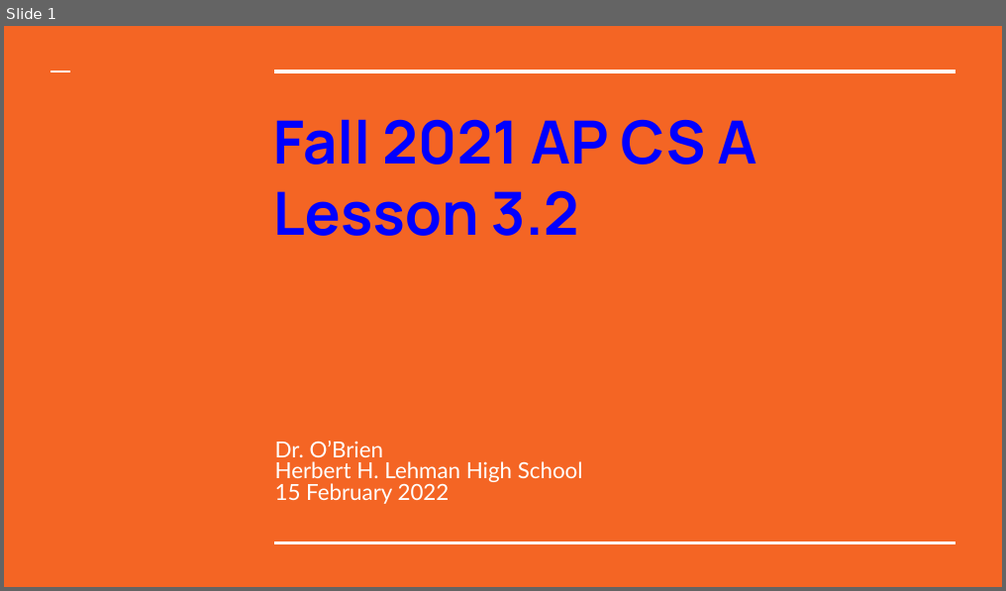
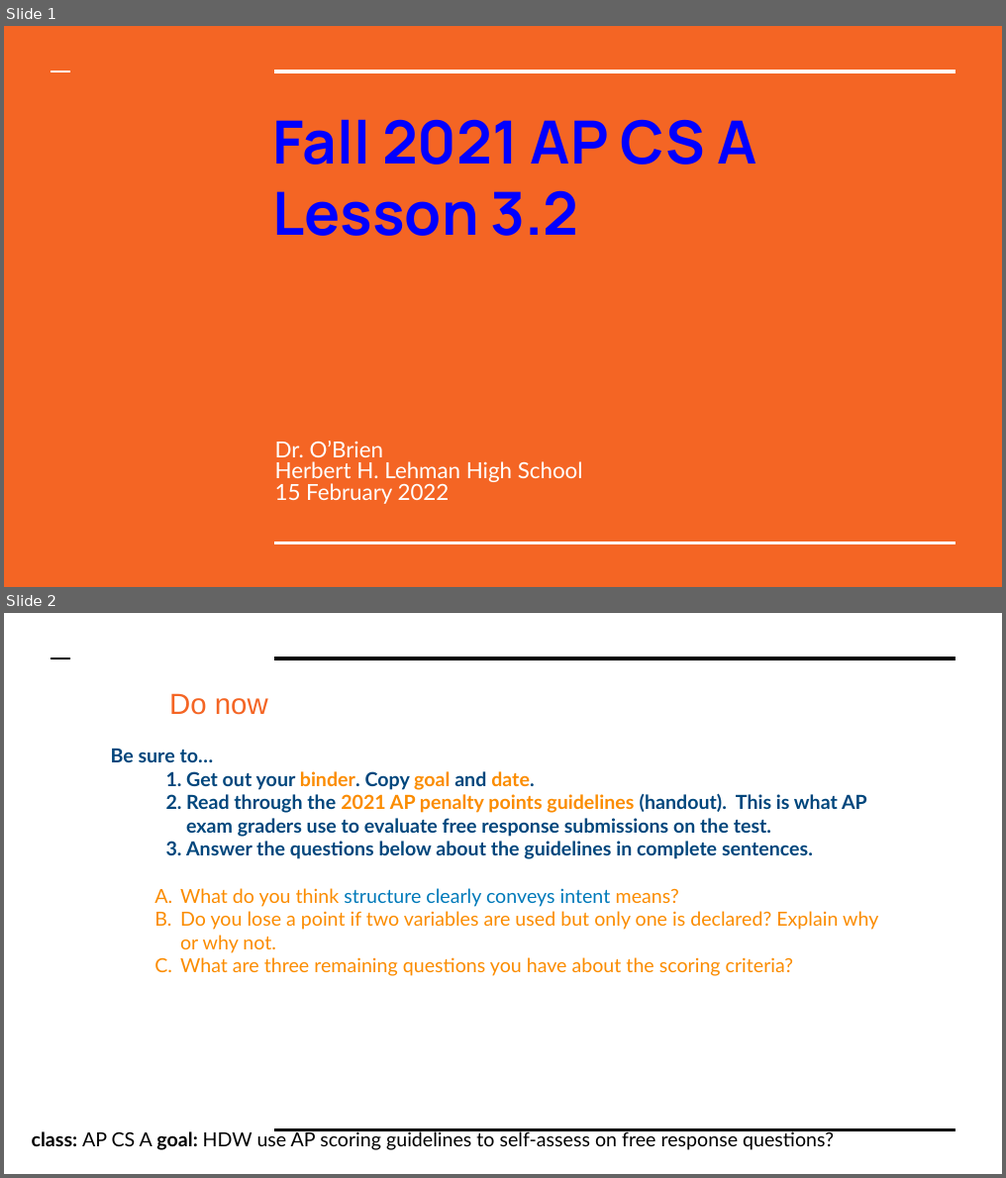
Before and after one commit to cobrien87/work, a slide deck: old/apcsa_3_2.pptx. Shown one above the other, each under a label of ours: slide 1 before the commit, slides 1 and 2 after it. The pictures are 1006x591 and 1006x1178 pixels, drawn with LibreOffice and Linux fonts; fonts in the diff are those of the drawing; background and template pictures are left out. Boxes give left, top, right and bottom in pixels: in the first picture for what was removed or moved away, otherwise in the second. Text is boxed around its words. In the diff, an @@ line names an element or a change of style, - is before the commit and + after.

```diff
--- a/old/apcsa_3_2.pptx
+++ b/old/apcsa_3_2.pptx
@@ slide 2 added at <box>4,613,1002,1174</box>, background #FFFFFF @@
@@ line added from (51, 658) to (71, 658), #000000 1.5 pt @@
@@ line added from (274, 658) to (956, 658), #000000 3 pt @@
@@ title added at <box>169,693,268,715</box>, 21 pt, text #F46524 @@
+Do now
@@ text added at <box>111,748,878,976</box>, 14 pt, text #FB8C00, bold @@
+  Be sure to…
+  1. Get out your binder. Copy goal and date.
+  2. Read through the 2021 AP penalty points guidelines (handout). This is what AP exam graders use to evaluate free response submissions on the test.
+  3. Answer the questions below about the guidelines in complete sentences.
+  D. What do you think structure clearly conveys intent means?
+  E. Do you lose a point if two variables are used but only one is declared? Explain why or why not.
+  F. What are three remaining questions you have about the scoring criteria?
@@ text added at <box>32,1131,834,1151</box>, 14 pt, text #000000 @@
+class: AP CS A goal: HDW use AP scoring guidelines to self-assess on free response questions?
@@ line added from (274, 1130) to (956, 1130), #000000 1.5 pt @@
```
Also in this commit, not shown: 5 slides changed, 3 other slides added, 3 slides removed, 15 other files.
